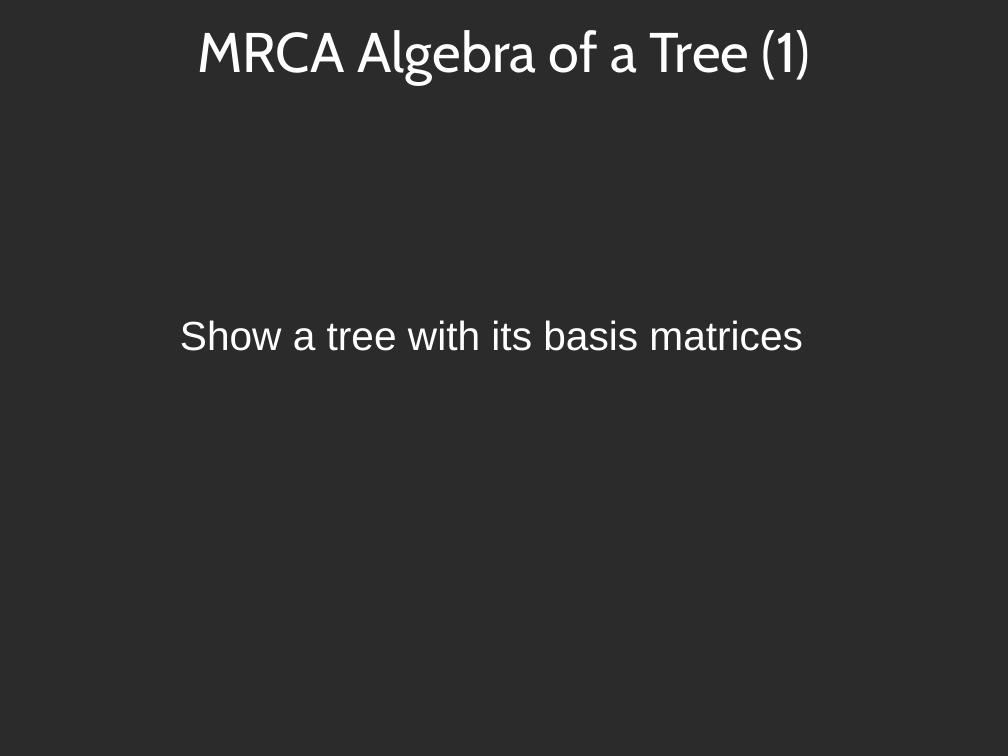
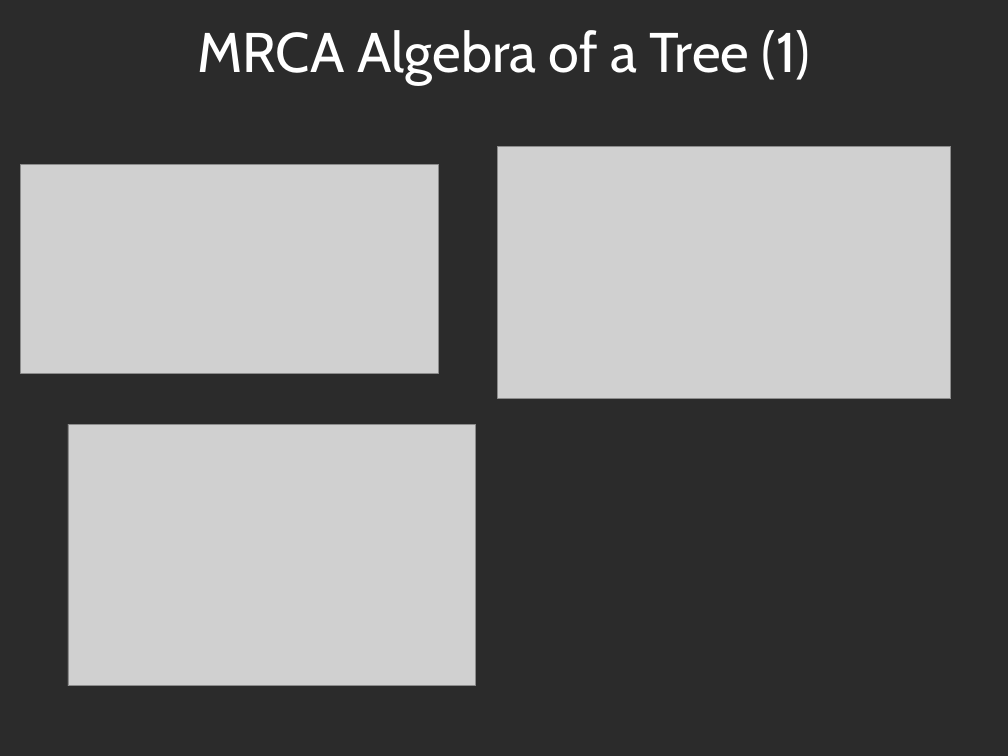
Before and after one commit to spiveeworks/treeshapes, a slide deck: slide 8 of presentation.odp. Drawn at 1008x756 pixels with LibreOffice and Linux fonts; fonts in the diff are those of the drawing; grey boxes stand for pictures; background and template pictures are left out; a plain dark background stands for a picture behind light text. Boxes give left, top, right and bottom in pixels: in the first picture for what was removed or moved away, otherwise in the second. Text is boxed around its words. In the diff, an @@ line names an element or a change of style, - is before the commit and + after.

Commit message:
put pictures into presentation
now i need to do the same for the results

```diff
--- a/presentation.odp
+++ b/presentation.odp
@@ picture added at [498,146,951,399] @@
@@ picture added at [21,165,439,373] @@
@@ text removed at [180,320,803,351] @@
-Show a tree with its basis matrices
@@ picture added at [68,424,476,686] @@
```
Also in this commit, not shown: 7 other slides changed, 3 slides added, 3 slides removed, 21 other files.
